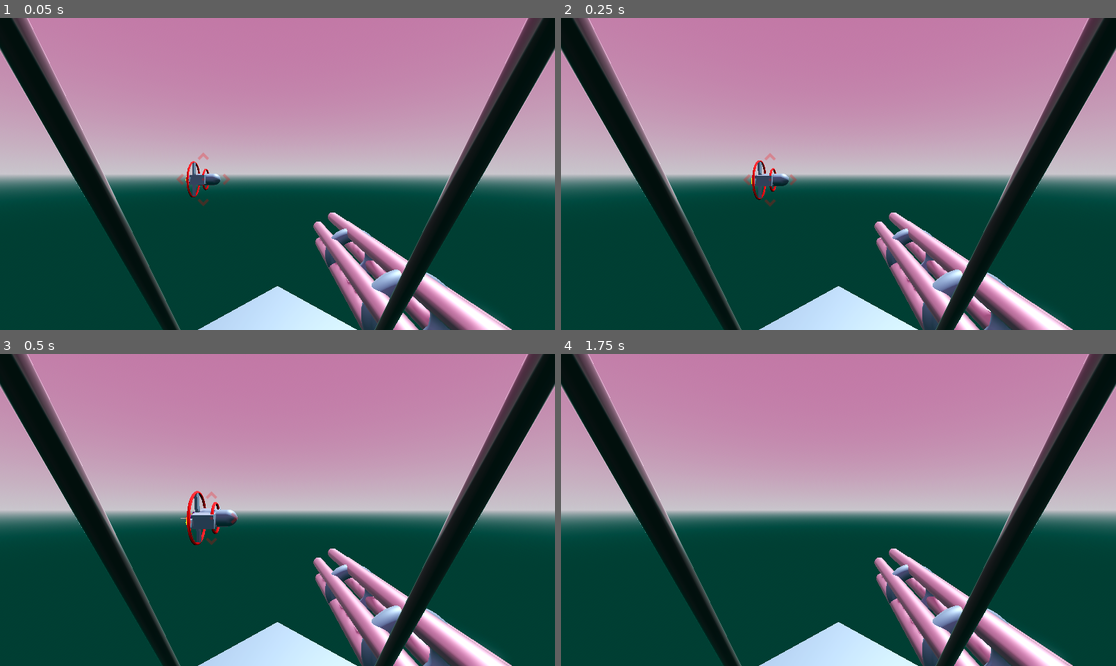
Above: before the commit, frames 1-4 (two rows, left to right).
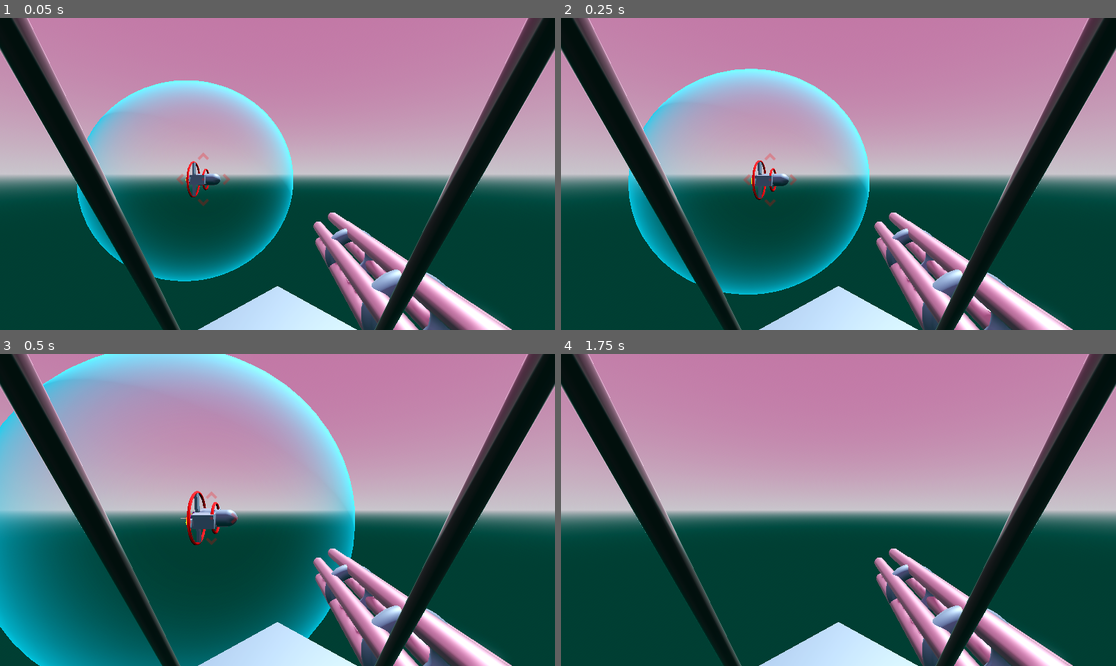
Above: after the commit, the same moments.

Repository: nealholt/space-shooter-3d
Game: Godot game, scene res://Levels/Level03/level3.tscn
The game is run twice, just before and just after one commit, with the same random seed, the same clock (stepped at 60 frames per second) and the same inputs. This scene is started directly instead of the project's main scene. Sound files missing from this copy of the repository are replaced by a short silence.
Inputs (mouse positions are in pixels of both pictures, inside the frame that each line leads up to):
- Up to frame 1 (0.05 s): no input
- Up to frame 2 (0.25 s): no input
- Up to frame 3 (0.5 s): no input
- Up to frame 4 (1.75 s): tap Enter (reset) at 0.5 s; move the mouse to (960, 494) at 0.52 s; hold Right (ui_right) 0.53-1.28 s; move the mouse to (727, 525) at 1.27 s; hold Down (ui_down) from 1.28 s (still down)

The runs differ from the first frame. In frame 1, 7.2% of the frame differs, in the area x 13-53%, y 20-85%; in frame 2, 9.4%; in frame 3, 24%, in the area x 0-64%, y 0-100%; in frame 4, nothing differs.

Commit message:
Shield Component Works!
Stuck shield on an npc.
Added queue_free on death to the shield script.
Had to reattach the healthcomponent to the shield hitbox after saving shield branch as scene.
If the shield is too small, bullets will occasionally pass through and damage the hull, but this is an inaccuracy of the Area3D bullets and not a problem with the shield. Making the shield bigger fixes the issue.

Diff:
--- a/Scenes/NPCs/Fighter/fighter_npc.tscn
+++ b/Scenes/NPCs/Fighter/fighter_npc.tscn
@@ -22,6 +22,7 @@
 [ext_resource type="PackedScene" uid="uid://ch30rmws7v08k" path="res://Scenes/contrail.tscn" id="20_a8xhu"]
 [ext_resource type="PackedScene" uid="uid://dp3ouf5e4fqhk" path="res://Scenes/target_reticles.tscn" id="21_guuve"]
 [ext_resource type="Script" path="res://Scripts/target_selector.gd" id="22_4r1yh"]
+[ext_resource type="PackedScene" uid="uid://cruqo01kbn3ab" path="res://Scenes/shield.tscn" id="23_fxr37"]
 
 [sub_resource type="SphereShape3D" id="SphereShape3D_rh3fl"]
 
@@ -105,5 +106,8 @@
 [node name="TargetSelector" type="Node" parent="." groups=["team property"]]
 script = ExtResource("22_4r1yh")
 
+[node name="Shield" parent="." instance=ExtResource("23_fxr37")]
+transform = Transform3D(20, 0, 0, 0, 20, 0, 0, 0, 20, 0, 0, 0)
+
 [connection signal="died" from="HealthComponent" to="." method="_on_health_component_died"]
 [connection signal="health_lost" from="HealthComponent" to="." method="_on_health_component_health_lost"]
--- a/Scenes/shield.tscn
+++ b/Scenes/shield.tscn
@@ -15,7 +15,6 @@
 [sub_resource type="SphereShape3D" id="SphereShape3D_0x6dj"]
 
 [node name="Shield" type="Node3D"]
-transform = Transform3D(4, 0, 0, 0, 4, 0, 0, 0, 4, 0, 0, 0)
 script = ExtResource("1_xlxvf")
 
 [node name="FresnelAura" type="MeshInstance3D" parent="."]
@@ -24,11 +23,12 @@
 
 [node name="HitBoxComponent" parent="." node_paths=PackedStringArray("health_component") instance=ExtResource("3_6jkow")]
 collision_layer = 8
-health_component = NodePath("")
+health_component = NodePath("../HealthComponent")
 
 [node name="CollisionShape3D" type="CollisionShape3D" parent="HitBoxComponent"]
 shape = SubResource("SphereShape3D_0x6dj")
 
 [node name="HealthComponent" parent="." instance=ExtResource("4_t4iu0")]
 
+[connection signal="died" from="HealthComponent" to="." method="_on_health_component_died"]
 [connection signal="health_lost" from="HealthComponent" to="." method="_on_health_component_health_lost"]
--- a/Scripts/NPCs/Fighter/fighter_npc.gd
+++ b/Scripts/NPCs/Fighter/fighter_npc.gd
@@ -89,6 +89,7 @@
 	# Force a switch into evasion state
 	$StateMachine.go_evasive()
 	# Play hit sound
+	print('hit on hull')
 
 
 func _on_health_component_died() -> void:
--- a/Scripts/shield.gd
+++ b/Scripts/shield.gd
@@ -38,5 +38,9 @@
 	#print(shader_ref.get_shader_parameter("power"))
 	#print(shader_ref.get_shader_parameter("Alpha"))
 
-	#print('testing')
+	print('testing: hit on shield')
 	pass # Replace with function body.
+
+
+func _on_health_component_died() -> void:
+	queue_free()
Not shown: 1 places in Scenes/NPCs/Fighter/fighter_npc.tscn that only renumber resources
